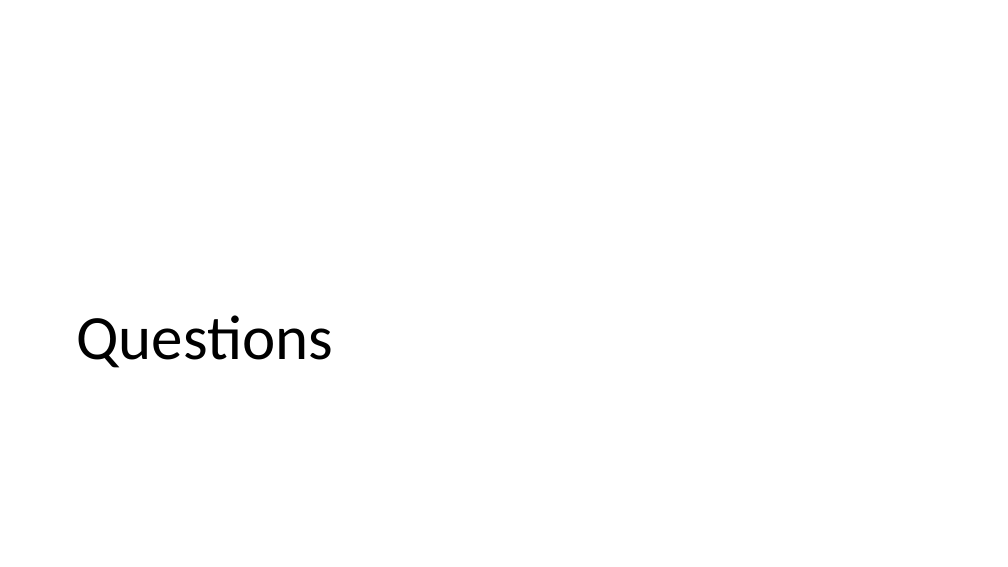
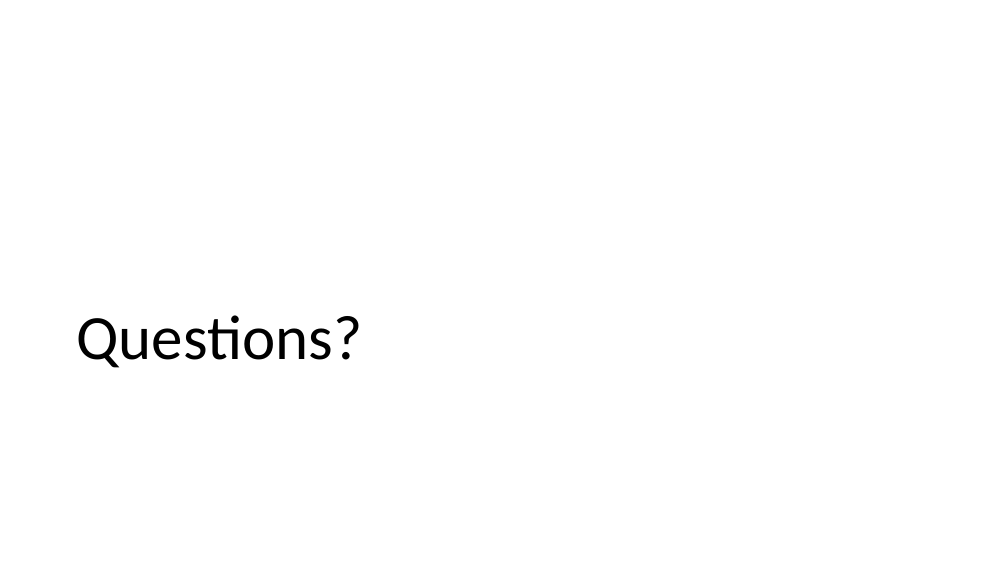
Before and after one commit to M-S-H/thesis, a slide deck: slide 50 of Defense.pptx (slide 30 before the commit). Drawn at 1008x567 pixels with LibreOffice and Linux fonts; fonts in the diff are those of the drawing. Boxes give left, top, right and bottom in pixels: in the first picture for what was removed or moved away, otherwise in the second. Text is boxed around its words. In the diff, an @@ line names an element or a change of style, - is before the commit and + after.

Commit message:
slides

```diff
--- a/Defense.pptx
+++ b/Defense.pptx
@@ title at bbox=[76, 315, 362, 368]: text changed @@
-Questions
+Questions?
```
Also in this commit, not shown: 21 slides added, 1 slide removed, 6 other files.
